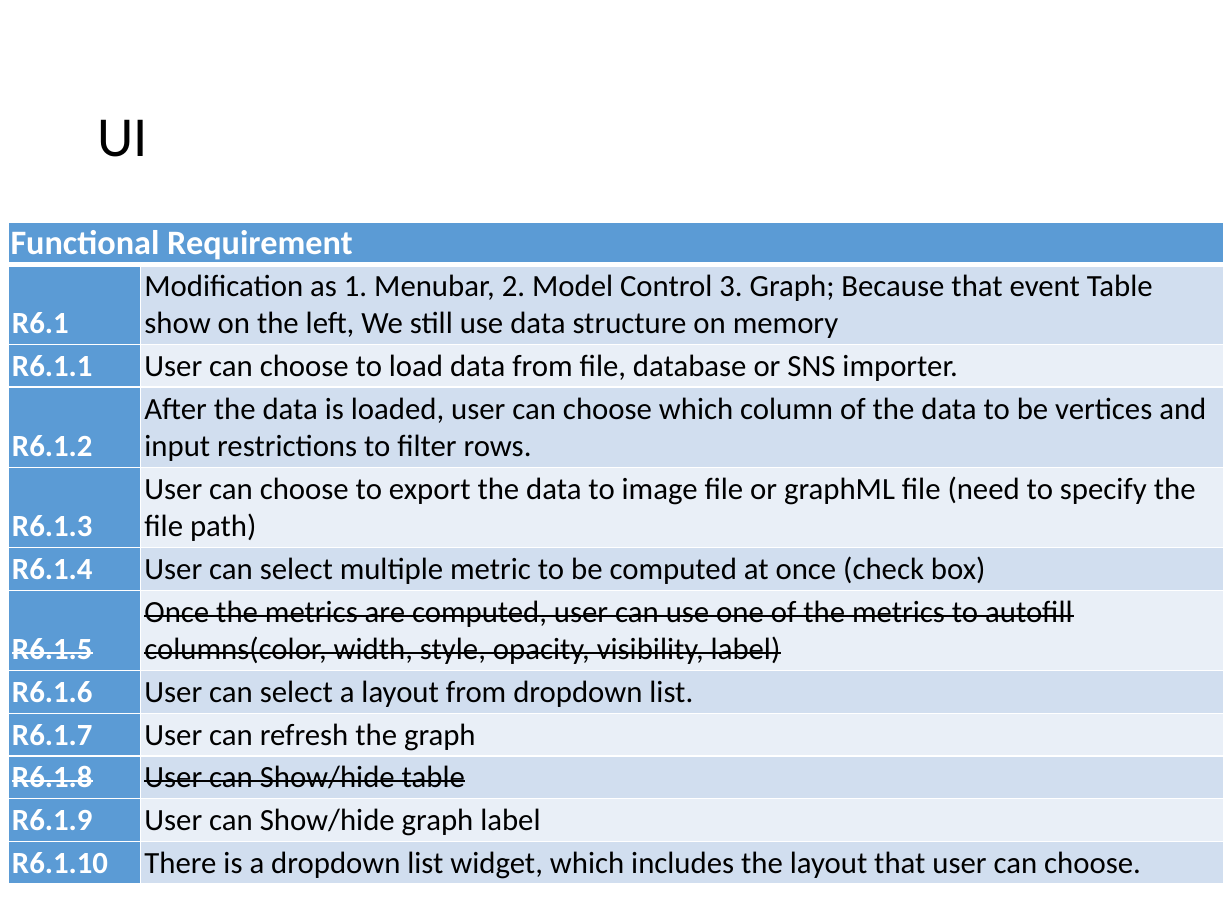
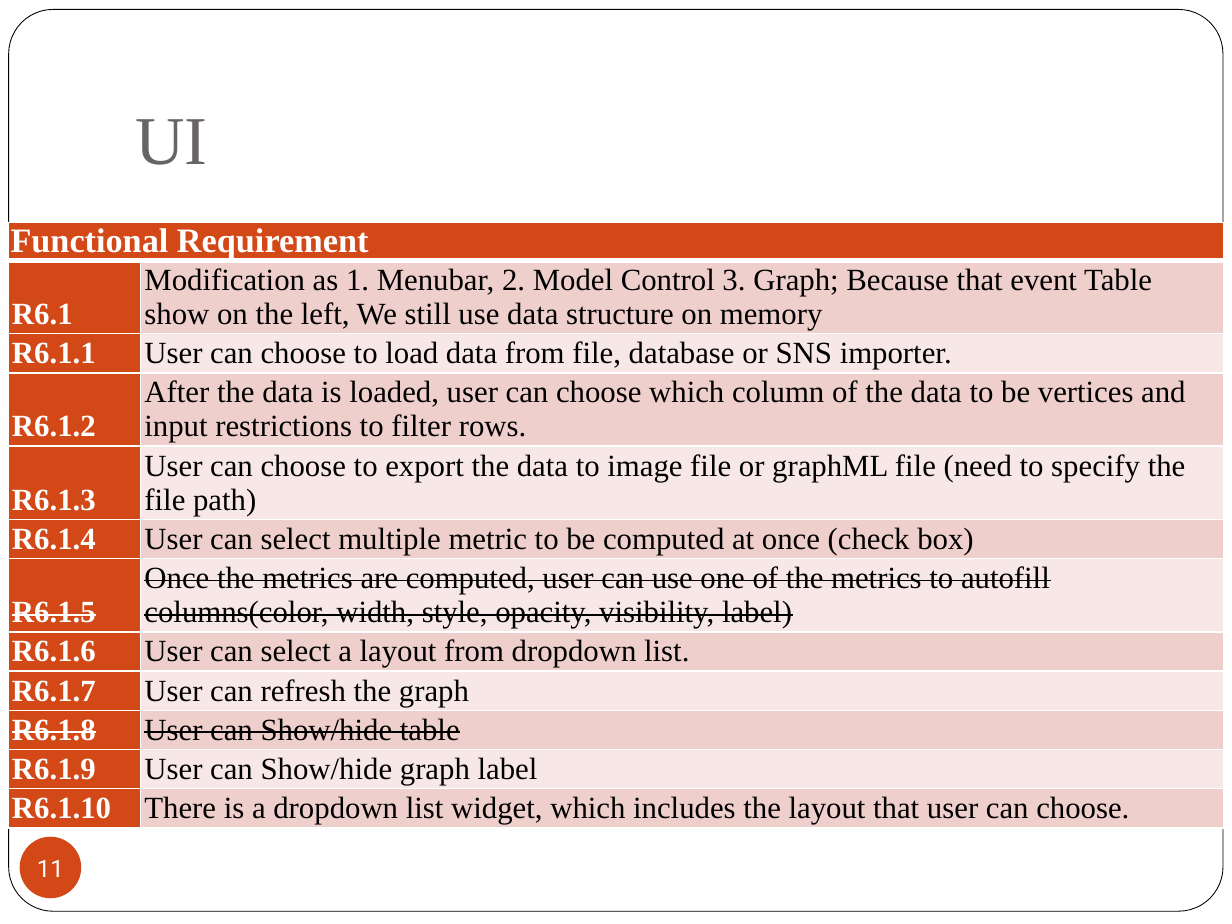
Before and after one commit to 2014-sed-team3/term-project, a slide deck: slide 11 of project/report/report.pptx. Drawn at 1232x924 pixels with LibreOffice and Linux fonts; fonts in the diff are those of the drawing. Boxes give left, top, right and bottom in pixels: in the first picture for what was removed or moved away, otherwise in the second. Text is boxed around its words. In the diff, an @@ line names an element or a change of style, - is before the commit and + after.

```diff
--- a/project/report/report.pptx
+++ b/project/report/report.pptx
@@ rounded rectangle added at (9, 10, 1223, 912), fill #FFFFFF, outline #000000 0.5 pt @@
@@ title "UI": place and size @@
-title "UI" at (97, 119, 147, 157)
+title "UI" at (135, 119, 207, 165)
@@ title "UI" at (135, 119, 207, 165): size 33 to 40 pt, font Calibri to Times New Roman, text colour #000000 to #696464; line spacing 0.9 to 1; vertical alignment middle to bottom @@
@@ table at (9, 222, 1225, 837) @@
@@ fill #5B9BD5 to #D34817 in 12 cells @@
@@ fill #D2DEEF to #EFCFCC in 6 cells @@
@@ fill #EAEFF7 to #F7E9E8 in 5 cells @@
@@ font Calibri to Times New Roman @@
@@ page number added at (20, 837, 81, 898), fill #D34817, 14 pt, text #FFFFFF @@
+11
```
Also in this commit, not shown: 46 other slides changed.
